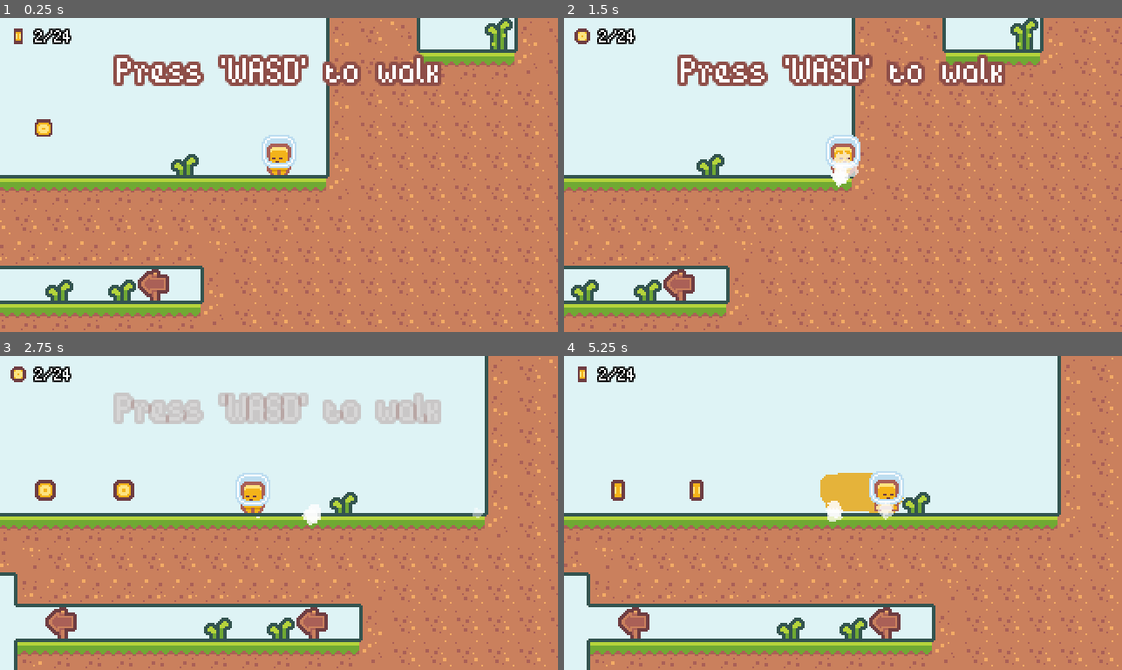
Above: before the commit, frames 1-4 (two rows, left to right).
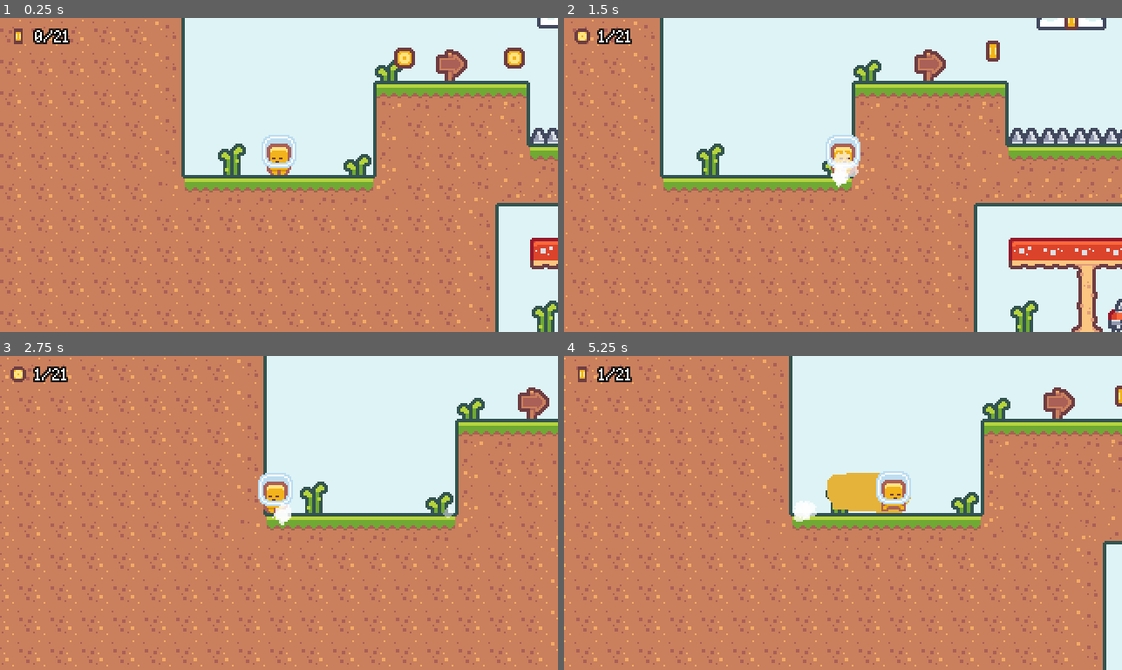
Above: after the commit, the same moments.

Repository: Yrainyw/2D-Platformer
Game: Godot game, scene res://Scenes/main.tscn
The game is run twice, just before and just after one commit, with the same random seed, the same clock (stepped at 60 frames per second) and the same inputs.
Inputs (mouse positions are in pixels of both pictures, inside the frame that each line leads up to):
- Up to frame 1 (0.25 s): no input
- Up to frame 2 (1.5 s): move the mouse to (965, 159) at 0.52 s; hold D (move_right) from 0.53 s (still down); tap K (dash) at 0.6, 1.35 s; tap J (jump) at 0.77 s; move the mouse to (731, 190) at 1.27 s
- Up to frame 3 (2.75 s): tap J (jump) at 1.52 s; move the mouse to (334, 443) at 2.02 s; release D (move_right) at 2.03 s; hold A (move_left) from 2.03 s (still down); tap K (dash) at 2.1 s
- Up to frame 4 (5.25 s): move the mouse to (815, 575) at 2.77 s; release A (move_left) at 2.78 s; hold D (move_right) 2.78-4.28 s; tap K (dash) every 0.75 s from 2.85 to 5.1 s; tap J (jump) at 3.02, 3.77, 4.52 s; move the mouse to (1010, 560) at 3.52 s; move the mouse to (675, 465) at 4.27 s; hold A (move_left) 4.28-5.03 s; move the mouse to (870, 513) at 5.02 s; hold D (move_right) from 5.03 s (still down)

The runs differ from the first frame. In frame 1, 50% of the frame differs, in the area x 0-100%, y 0-100%; in frame 2, 45%; in frame 3, 50%; in frame 4, 50%.

Commit message:
Animated Button

Diff:
--- /dev/null
+++ b/Scenes/UI/animatedButton.tscn
@@ -0,0 +1,68 @@
+[gd_scene load_steps=5 format=2]
+
+[ext_resource path="res://Resources/theme.tres" type="Theme" id=1]
+[ext_resource path="res://Scripts/animatedButton.gd" type="Script" id=2]
+
+[sub_resource type="Animation" id=1]
+resource_name = "hover"
+length = 0.1
+tracks/0/type = "value"
+tracks/0/path = NodePath(".:rect_min_size")
+tracks/0/interp = 2
+tracks/0/loop_wrap = true
+tracks/0/imported = false
+tracks/0/enabled = true
+tracks/0/keys = {
+"times": PoolRealArray( 0, 0.1 ),
+"transitions": PoolRealArray( 1, 1 ),
+"update": 0,
+"values": [ Vector2( 96, 24 ), Vector2( 112, 24 ) ]
+}
+tracks/1/type = "value"
+tracks/1/path = NodePath(".:rect_size")
+tracks/1/interp = 2
+tracks/1/loop_wrap = true
+tracks/1/imported = false
+tracks/1/enabled = true
+tracks/1/keys = {
+"times": PoolRealArray( 0, 0.1 ),
+"transitions": PoolRealArray( 1, 1 ),
+"update": 0,
+"values": [ Vector2( 112, 24 ), Vector2( 112, 24 ) ]
+}
+
+[sub_resource type="Animation" id=3]
+resource_name = "click"
+length = 0.3
+tracks/0/type = "value"
+tracks/0/path = NodePath(".:rect_rotation")
+tracks/0/interp = 2
+tracks/0/loop_wrap = true
+tracks/0/imported = false
+tracks/0/enabled = true
+tracks/0/keys = {
+"times": PoolRealArray( 0, 0.1, 0.2, 0.3 ),
+"transitions": PoolRealArray( 1, 1, 1, 1 ),
+"update": 0,
+"values": [ 0.0, 5.0, -3.0, 0.0 ]
+}
+
+[node name="AnimatedButton" type="Button"]
+margin_right = 112.0
+margin_bottom = 24.0
+rect_min_size = Vector2( 96, 24 )
+rect_pivot_offset = Vector2( 48, 12 )
+size_flags_horizontal = 4
+size_flags_vertical = 0
+theme = ExtResource( 1 )
+text = "TEST TEXT"
+script = ExtResource( 2 )
+__meta__ = {
+"_edit_use_anchors_": false
+}
+
+[node name="HoverAnimationPlayer" type="AnimationPlayer" parent="."]
+anims/hover = SubResource( 1 )
+
+[node name="ClickAnimationPlayer" type="AnimationPlayer" parent="."]
+anims/click = SubResource( 3 )
--- /dev/null
+++ b/Scenes/UI/textScene.tscn
@@ -0,0 +1,21 @@
+[gd_scene load_steps=2 format=2]
+
+[ext_resource path="res://Scenes/UI/animatedButton.tscn" type="PackedScene" id=1]
+
+[node name="VBoxContainer" type="VBoxContainer"]
+margin_right = 40.0
+margin_bottom = 40.0
+rect_min_size = Vector2( 112, 0 )
+__meta__ = {
+"_edit_use_anchors_": false
+}
+
+[node name="AnimatedButton" parent="." instance=ExtResource( 1 )]
+margin_left = 8.0
+margin_right = 104.0
+
+[node name="AnimatedButton2" parent="." instance=ExtResource( 1 )]
+margin_left = 8.0
+margin_top = 28.0
+margin_right = 104.0
+margin_bottom = 52.0
--- a/Scenes/levelManager.tscn
+++ b/Scenes/levelManager.tscn
@@ -1,11 +1,10 @@
-[gd_scene load_steps=6 format=2]
+[gd_scene load_steps=5 format=2]
 
 [ext_resource path="res://Levels/level_001.tscn" type="PackedScene" id=1]
 [ext_resource path="res://Scripts/levelManager.gd" type="Script" id=2]
 [ext_resource path="res://Levels/level_002.tscn" type="PackedScene" id=3]
-[ext_resource path="res://Levels/level_000.tscn" type="PackedScene" id=4]
 [ext_resource path="res://Levels/level_003.tscn" type="PackedScene" id=5]
 
 [node name="LevelManager" type="Node"]
 script = ExtResource( 2 )
-levelScenes = [ ExtResource( 4 ), ExtResource( 1 ), ExtResource( 3 ), ExtResource( 5 ) ]
+levelScenes = [ ExtResource( 3 ), ExtResource( 1 ), ExtResource( 3 ), ExtResource( 5 ) ]
--- /dev/null
+++ b/Scripts/animatedButton.gd
@@ -0,0 +1,22 @@
+extends Button
+
+func _ready():
+	connect("mouse_entered", self, "on_mouse_entered")
+	connect("mouse_exited", self, "on_mouse_exited")
+	connect("pressed", self, "on_pressed")
+
+
+func _process(delta):
+	rect_pivot_offset = rect_min_size / 2
+
+
+func on_mouse_entered():
+	$HoverAnimationPlayer.play("hover")
+
+
+func on_mouse_exited():
+	$HoverAnimationPlayer.play_backwards("hover")
+
+
+func on_pressed():
+	$ClickAnimationPlayer.play("click")
